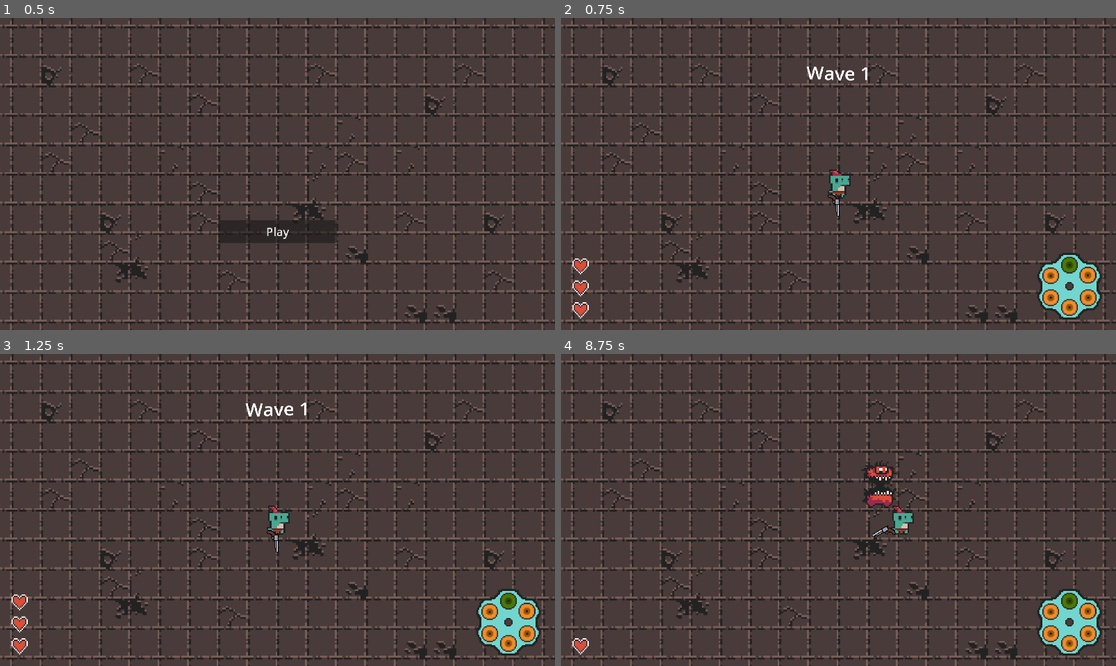
Above: before the commit, frames 1-4 (two rows, left to right).
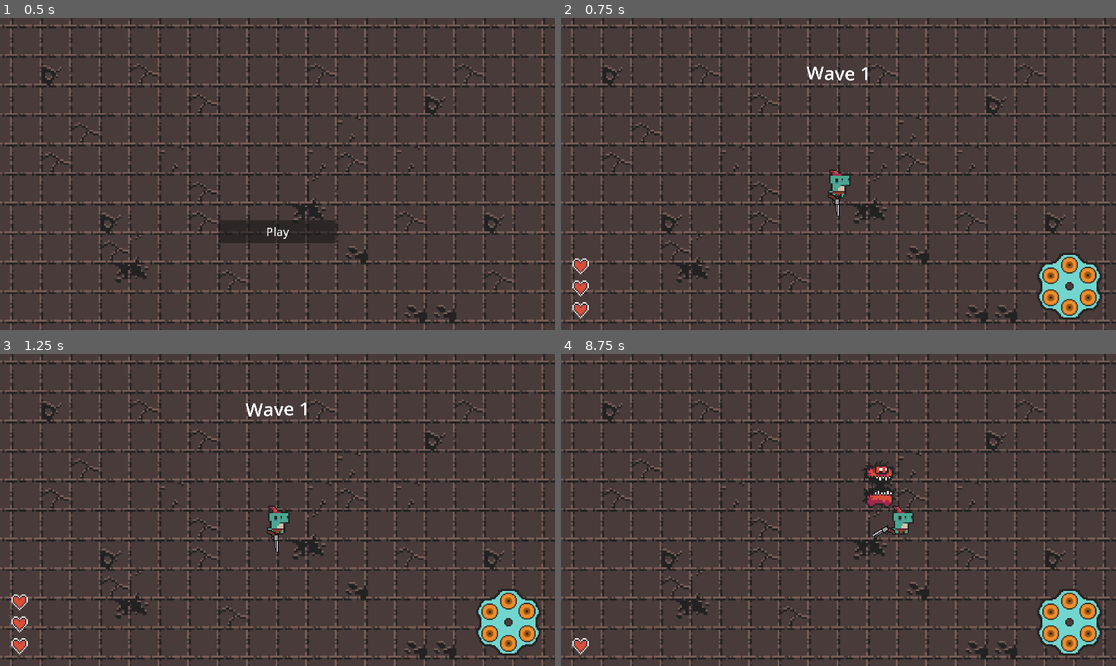
Above: after the commit, the same moments.

Repository: Meemog/GMTK2025
Game: Godot game, scene res://main.tscn
The game is run twice, just before and just after one commit, with the same random seed, the same clock (stepped at 60 frames per second) and the same inputs.
Inputs (mouse positions are in pixels of both pictures, inside the frame that each line leads up to):
- Up to frame 1 (0.5 s): no input
- Up to frame 2 (0.75 s): click "Play" at 0.5 s
- Up to frame 3 (1.25 s): no input
- Up to frame 4 (8.75 s): move the mouse to (960, 494) at 1.27 s; hold D (right) 1.28-2 s; tap Space (dash) every 1.5 s from 1.35 to 7.35 s; click (960, 494) at 1.42 s; drag from (727, 525) to (899, 522) at 2.02 s; move the mouse to (894, 441) at 2.77 s; hold D (right) 2.78-3.5 s; drag from (810, 572) to (672, 463) at 3.52 s; move the mouse to (1005, 556) at 4.27 s; hold A (left) 4.28-5 s; drag from (672, 463) to (755, 432) at 5.02 s; move the mouse to (866, 510) at 5.77 s; hold S (down) 5.78-6.5 s; click (866, 510) at 5.92 s; drag from (755, 432) to (727, 525) at 6.52 s; move the mouse to (960, 494) at 7.27 s; hold W (up) 7.28-8 s; drag from (727, 525) to (810, 572) at 8.02 s

Frame 1 is identical in both runs. In frame 2, 0.1% of the frame differs, in the area x 90-93%, y 76-82%; in frame 3, 0.1%; in frame 4, 0.1%.

Commit message:
added screen shake event. Can be called from anywhere

Diff:
--- a/main/Scenes/player.tscn
+++ b/main/Scenes/player.tscn
@@ -1,11 +1,10 @@
-[gd_scene load_steps=22 format=3 uid="uid://b1g1pjlvoxks4"]
+[gd_scene load_steps=21 format=3 uid="uid://b1g1pjlvoxks4"]
 
 [ext_resource type="Script" uid="uid://djbh478p5uo2r" path="res://Scripts/player.gd" id="1_f1ek2"]
 [ext_resource type="PackedScene" uid="uid://br3fu8n5ergvx" path="res://Scenes/bullet.tscn" id="2_tx1dd"]
 [ext_resource type="Script" uid="uid://cnexkc647mh6q" path="res://Data/bullet.gd" id="3_tx1dd"]
 [ext_resource type="Resource" uid="uid://d31b3s2ga4wl0" path="res://Bullets/basic_bullet.tres" id="4_gymyn"]
 [ext_resource type="Texture2D" uid="uid://b7ytds7mwl6nb" path="res://Assets/0x72_DungeonTilesetII_v1.7.png" id="4_pu2lt"]
-[ext_resource type="Resource" uid="uid://bnjfnoodk0w2b" path="res://Bullets/robin_hood_bullet.tres" id="4_ukyrk"]
 [ext_resource type="Texture2D" uid="uid://tgpr881hjyqd" path="res://Assets/gun.png" id="5_ukyrk"]
 [ext_resource type="AudioStream" uid="uid://dxd44vgwrh235" path="res://Assets/explosion.wav" id="6_7dp3o"]
 [ext_resource type="AudioStream" uid="uid://da4ubi4qkyqic" path="res://Assets/cock.mp3" id="7_h4iuc"]
@@ -99,7 +98,7 @@
 script = ExtResource("1_f1ek2")
 firing_cooldown = 0.4
 bullet_scene = ExtResource("2_tx1dd")
-starting_bullets = Array[ExtResource("3_tx1dd")]([ExtResource("4_ukyrk"), ExtResource("4_gymyn"), ExtResource("4_gymyn"), ExtResource("4_gymyn"), ExtResource("4_gymyn"), ExtResource("4_gymyn")])
+starting_bullets = Array[ExtResource("3_tx1dd")]([ExtResource("4_gymyn"), ExtResource("4_gymyn"), ExtResource("4_gymyn"), ExtResource("4_gymyn"), ExtResource("4_gymyn"), ExtResource("4_gymyn")])
 
 [node name="BodySprite" type="AnimatedSprite2D" parent="."]
 scale = Vector2(7, 7)
--- a/main/Scripts/Events.gd
+++ b/main/Scripts/Events.gd
@@ -13,3 +13,4 @@
 
 signal player_killed()
 signal game_restart_requested()
+signal screen_shake_requested(intensity : float, time : float)
--- a/main/Scripts/bullet.gd
+++ b/main/Scripts/bullet.gd
@@ -38,6 +38,7 @@
 
 func hit(target : Enemy) -> void:
     if target not in has_hit:
+        Events.screen_shake_requested.emit(8.0, 0.2)
         target.take_damage(damage)
         target.process_knockback(knockback, travel_vector)
         has_hit.append(target)
--- /dev/null
+++ b/main/Scripts/camera_2d.gd
@@ -0,0 +1,34 @@
+extends Camera2D
+
+var shake_intensity : float
+var active_shake_time : float
+var shake_decay : float = 5.0
+var shake_time : float = 0.0
+var shake_time_speed : float = 20.0
+var noise = FastNoiseLite.new()
+
+func _ready() -> void:
+    Events.screen_shake_requested.connect(_on_screen_shake_requested)
+
+func _physics_process(delta: float) -> void:
+    if active_shake_time > 0:
+        shake_time += delta * shake_time_speed
+        active_shake_time -= delta
+
+        offset = Vector2(
+            noise.get_noise_2d(shake_time, 0) * shake_intensity,
+            noise.get_noise_2d(0, shake_time) * shake_intensity
+        )
+
+        shake_intensity = max(shake_intensity - shake_decay * delta, 0)
+    else:
+        offset = lerp(offset, Vector2.ZERO, 10.5 * delta)
+
+func _on_screen_shake_requested(intensity : float, time : float) -> void:
+    randomize()
+    noise.seed = randi()
+    noise.frequency = 2.0
+
+    self.shake_intensity = intensity
+    self.active_shake_time = time
+    shake_time = 0.0
--- a/main/main.tscn
+++ b/main/main.tscn
@@ -9,6 +9,7 @@
 [ext_resource type="PackedScene" uid="uid://8yxh4i3gbno6" path="res://Scenes/update_chamber_overlay.tscn" id="6_272bh"]
 [ext_resource type="TileSet" uid="uid://c4b3121hwufuh" path="res://Assets/tilemap.tres" id="7_4c57u"]
 [ext_resource type="PackedScene" uid="uid://cufid62j5hh0t" path="res://Scenes/wave_counter.tscn" id="8_5vw27"]
+[ext_resource type="Script" uid="uid://c8bduqaf6gung" path="res://Scripts/camera_2d.gd" id="8_dg77c"]
 [ext_resource type="PackedScene" uid="uid://cl80b3jtcgufm" path="res://Scenes/health_bar.tscn" id="9_kek77"]
 [ext_resource type="PackedScene" uid="uid://beic46f526tao" path="res://Scenes/death_overlay.tscn" id="11_efxa6"]
 
@@ -30,6 +31,7 @@
 [node name="Camera2D" type="Camera2D" parent="."]
 scale = Vector2(1, 0.992205)
 zoom = Vector2(0.76, 0.76)
+script = ExtResource("8_dg77c")
 
 [node name="UiManager" type="CanvasLayer" parent="."]
 
Not shown, added: main/Scripts/camera_2d.gd.uid
Not shown: 1 places in main/main.tscn that only renumber resources
